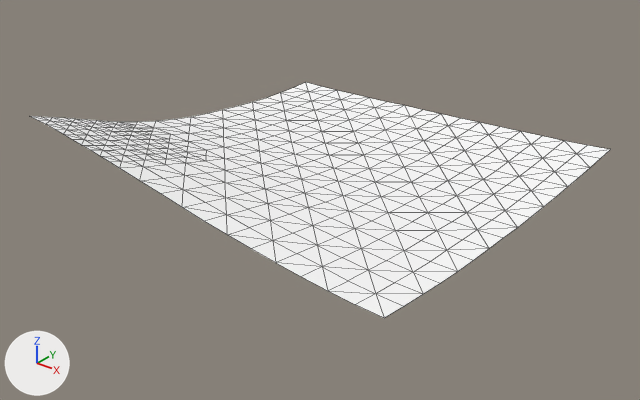
The glTF model games/yorimichi/assets/belmonte/meshes/SM_BM_BT_Terrain_7_6.glb, before and after one commit.
Rendered twice from a 50 mm lens placed at (1209.0, 658.0, 248.0), pointed at (899.0, 1045.0, 8.0). The lights are fixed; the arrows at lower left show +X, +Y and +Z. The picture after the commit comes second. Mesh edges are drawn as thin lines.

In view in the first picture: 'SM_BM_BT_Terrain_7_6'.
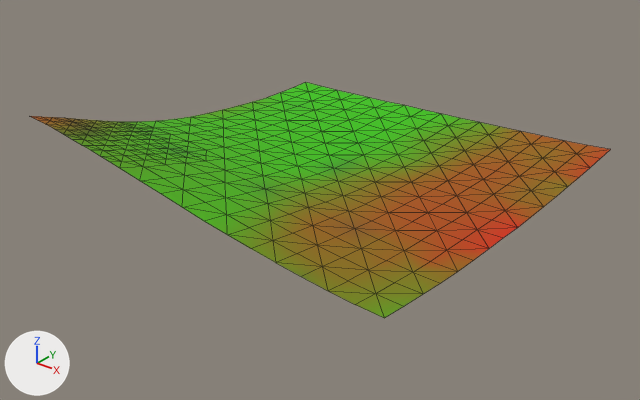
Changed parts and their boxes [x1, y1, x2, y2] in the pictures (640 x 400 px):
part 1 of me_sm_bt_terrain_7_6, recoloured (white to green)
    both: [74, 82, 489, 241]
part 2 of me_sm_bt_terrain_7_6, recoloured (white to brown)
    both: [30, 116, 611, 272]
part 3 of me_sm_bt_terrain_7_6, recoloured
    both: [46, 117, 567, 318]

Diff of the bpy script that builds the scene:
```diff
--- a/games/yorimichi/assets/belmonte/meshes/SM_BM_BT_Terrain_7_6.glb.py
+++ b/games/yorimichi/assets/belmonte/meshes/SM_BM_BT_Terrain_7_6.glb.py
@@ me_sm_bt_terrain_7_6 @@
 me_sm_bt_terrain_7_6.from_pydata(...)  # 359 vertices, 643 faces; spans x 768.0..1024.0, y 936.0..1192.0, z 19.0..64.0
 # used by ob_sm_bm_bt_terrain_7_6; location = (0.0, 0.0, 0.0)
+# me_sm_bt_terrain_7_6 part 1: 388 faces centred in x 770.0..933.0, y 938.0..1186.0, z 19.0..58.0 are repainted in the vertex colours; the middle colour goes from white #ffffff to green #49b500
+# me_sm_bt_terrain_7_6 part 2: 129 faces centred in x 770.0..1018.0, y 938.0..1186.0, z 20.0..63.0 are repainted in the vertex colours; the middle colour goes from white #ffffff to brown #a45b00
+# me_sm_bt_terrain_7_6 part 3: 126 faces centred in x 770.0..1018.0, y 938.0..1186.0, z 20.0..61.0 are repainted in the vertex colours; the middle colour goes from white #ffffff to dark yellow #7b7900
 me_sm_bt_terrain_7_6.materials.append(mat_bm_000_m_terrain_055)
```
